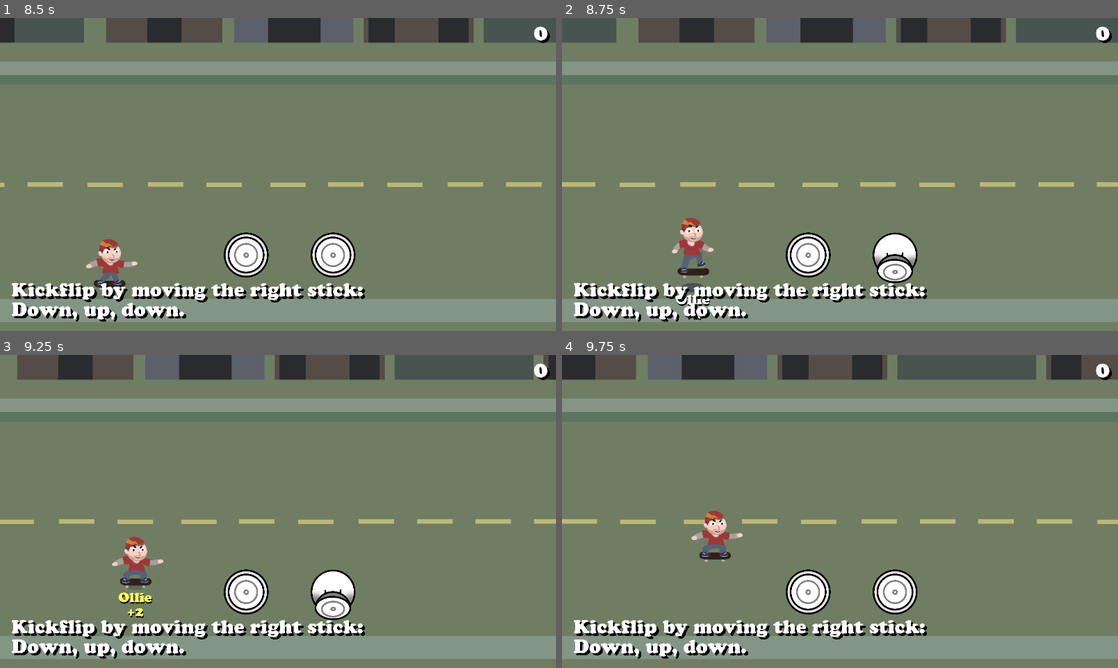
Above: before the commit, frames 1-4 (two rows, left to right).
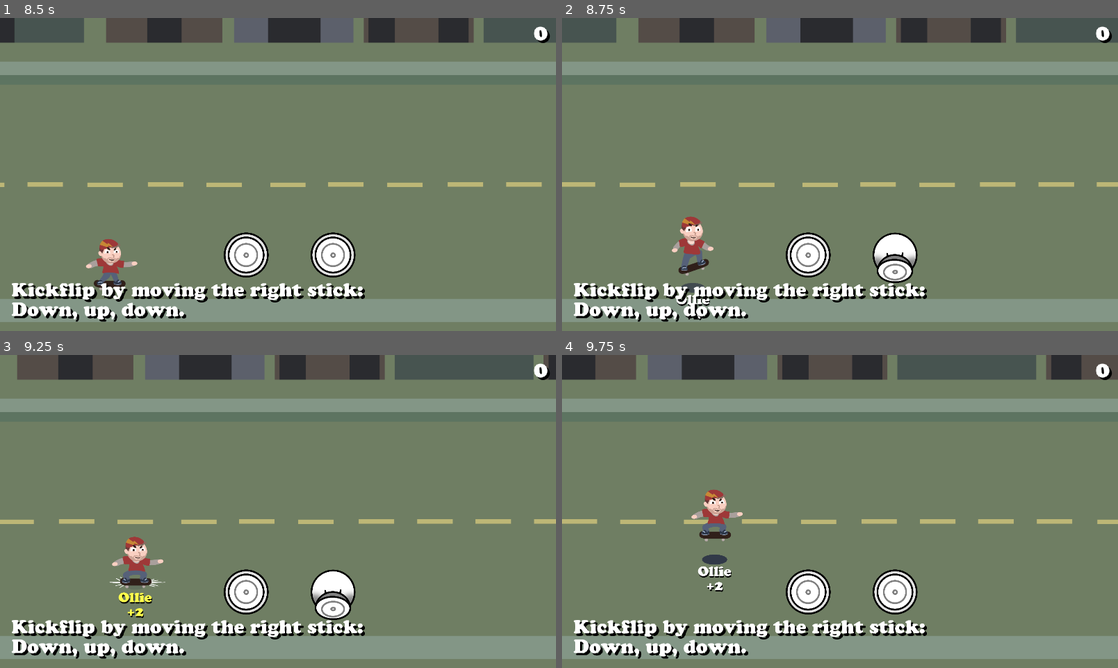
Above: after the commit, the same moments.

Repository: proximadams/The-Radical-Adventures-of-Chris-Pointon
Game: Godot game, scene res://scenes/TitleScreen.tscn
The game is run twice, just before and just after one commit, with the same random seed, the same clock (stepped at 60 frames per second) and the same inputs.
Inputs (mouse positions are in pixels of both pictures, inside the frame that each line leads up to):
- Up to frame 1 (8.5 s): move the mouse to (400, 158) at 0.52 s; hold D (move_right) 0.53-1.25 s; tap Up (shift_jump) at 0.6, 0.77, 1.07, 2.27, 2.3, 2.57, 2.85, 4.52, 4.55, 4.82, 5.85, 6.02, 6.32, 6.77, 6.8, 7.07, 7.35, 8.27, 8.3 s; click "Start" at 1.25 s; move the mouse to (166, 190) at 2.02 s; hold S (move_down) 2.03-2.78 s; tap Down (shift_crouch) at 2.1, 4.35, 6.6, 8.1 s; move the mouse to (333, 105) at 2.77 s; hold D (move_right) 2.78-3.5 s; click "Yes" at 3.5 s; move the mouse to (250, 237) at 4.27 s; hold W (move_up) 4.28-5 s; click "Continue" at 5 s; move the mouse to (444, 221) at 5.77 s; hold A (move_left) 5.78-7.28 s; tap Enter at 6.5 s; move the mouse to (111, 127) at 6.52 s; move the mouse to (305, 174) at 7.27 s; hold S (move_down) 7.28-8.03 s; move the mouse to (194, 96) at 8.02 s; hold D (move_right) from 8.03 s (still down)
- Up to frame 2 (8.75 s): keep holding D (move_right); tap Up (shift_jump) at 8.57 s
- Up to frame 3 (9.25 s): move the mouse to (400, 495) at 8.77 s; release D (move_right) at 8.78 s; hold W (move_up) from 8.78 s (still down); tap Up (shift_jump) at 8.85, 9.02 s
- Up to frame 4 (9.75 s): tap Up (shift_jump) at 9.32 s; move the mouse to (728, 527) at 9.52 s; release W (move_up) at 9.53 s; hold D (move_right) from 9.53 s (still down); tap Down (shift_crouch) at 9.6 s

Frame 1 is identical in both runs. In frame 2, 0.4% of the frame differs, in the area x 19-28%, y 63-88%; in frame 3, less than 0.1%; in frame 4, 1.3%, in the area x 23-33%, y 42-76%.

Commit message:
can jump early and still jump

Diff:
--- a/code/Player.gd
+++ b/code/Player.gd
@@ -2,6 +2,7 @@
 
 const CROUNCH_WINDOW_TIME    := 0.3
 const GROUND_180_WINDOW_TIME := 0.3
+const JUMP_EARLY_WINDOW      := 0.5
 const MIN_GRIND_TIME         := 0.3
 const MIN_SPEED              := 300.0
 const MAX_SPEED              := 500.0
@@ -97,7 +98,7 @@
 					anim.play('ramp_crouch')
 					anim.seek(currentTime)
 		elif not anim.current_animation.begins_with('grind_end') and not isInTube:
-			if Input.is_action_just_pressed('shift_jump'):
+			if Input.is_action_just_pressed('shift_jump') or (timeSinceInputShiftJump < JUMP_EARLY_WINDOW and not hurtCollision.disabled):
 				if 0.0 < crounchWindowTimer:
 					if _check_is_grinding():
 						isTryingToEndGrind = false
